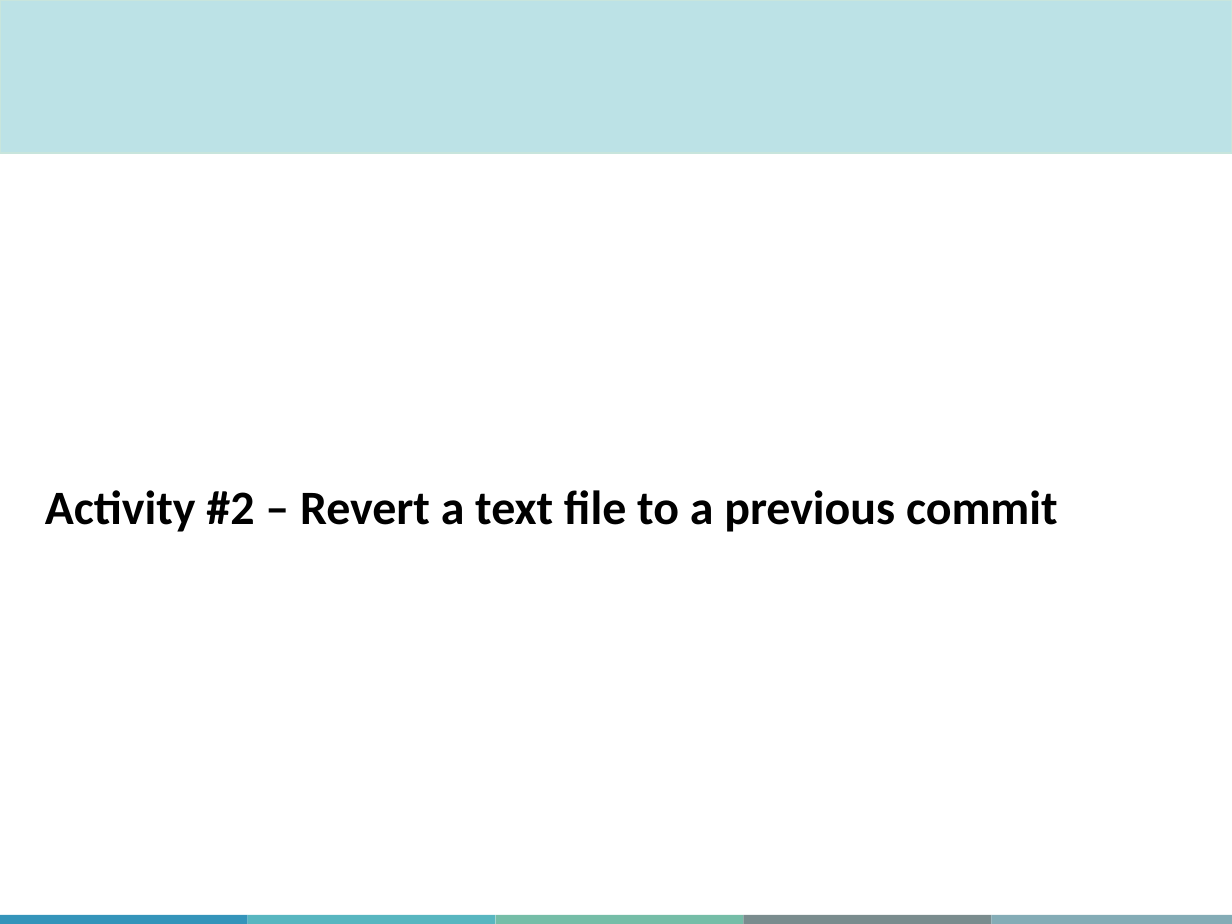
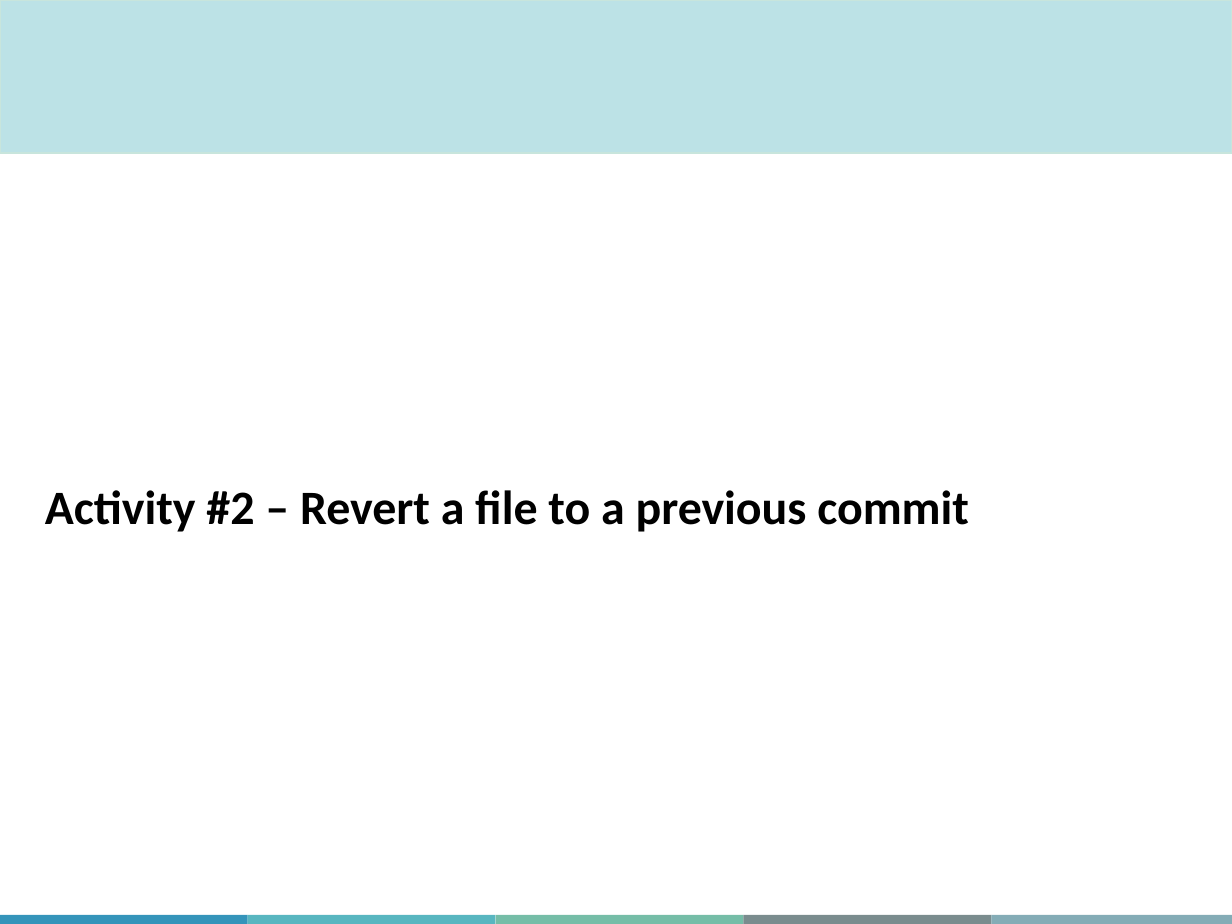
Before and after one commit to aosakwe/MiCM_IntroToGitHub, a slide deck: slide 23 of Slides/MiCM_GitHub_Workshop.pptx (slide 20 before the commit). Drawn at 1232x924 pixels with LibreOffice and Linux fonts; fonts in the diff are those of the drawing; background and template pictures are left out. Boxes give left, top, right and bottom in pixels: in the first picture for what was removed or moved away, otherwise in the second. Text is boxed around its words. In the diff, an @@ line names an element or a change of style, - is before the commit and + after.

Commit message:
Updated Slides and the Poster

```diff
--- a/Slides/MiCM_GitHub_Workshop.pptx
+++ b/Slides/MiCM_GitHub_Workshop.pptx
@@ text at <box>45,490,969,532</box>: text changed @@
-Activity #2 – Revert a text file to a previous commit
+Activity #2 – Revert a file to a previous commit
```
Also in this commit, not shown: 11 slides added, 1 other file.
